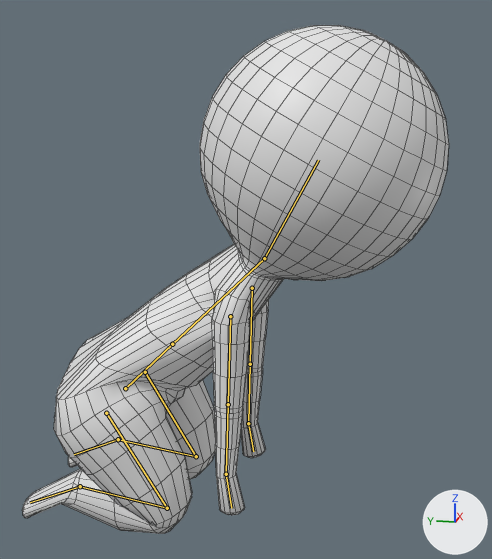
Before and after pictures for a commit that changed the Blender file Assets/models/my_char.blend.
One viewpoint serves both versions: a 50 mm lens placed at (-5.67, -3.23, 1.68), pointed at (0.04, -2.09, 0.25). The axes (+X, +Y, +Z) are drawn at lower right. The lights are the same throughout. Both versions are drawn at frame 165 of the action 'dying'; the numbers are the values there. The bones that bend it are drawn over the model as lines. Mesh edges are drawn as thin lines.
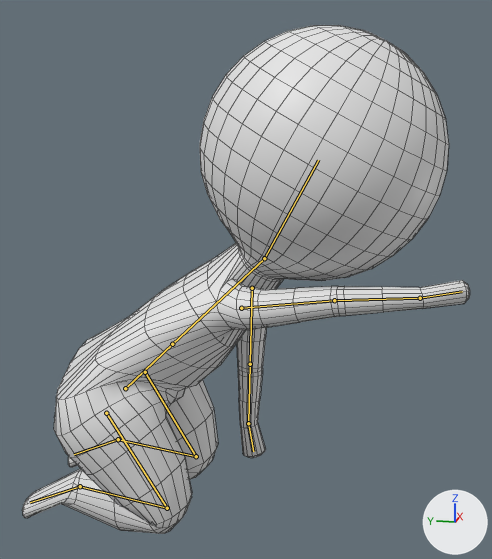
Commit message: Updates dying cutscene

Pixel boxes [x1, y1, x2, y2] of what changed, in the pictures (492 x 559 px):
'Cylinder', posed
    before: [22, 25, 449, 534]
    after: [22, 25, 470, 534]
bone 'Arm.Upper.R', root to tip
    before: (230, 316) to (228, 404)
    after: (241, 308) to (334, 300)
bone 'Arm.Lower.R', root to tip
    before: (228, 404) to (226, 474)
    after: (334, 300) to (420, 298)
bone 'Arm.Hand.R', root to tip
    before: (226, 474) to (231, 508)
    after: (420, 298) to (462, 291)

What the commit changed:
Bone 'Arm.Upper.R' (bone_arm_upper_r) moves from (-0.096, 0.002, 0.176) to (0.023, -0.001, 0.17).
Bone 'Arm.Upper.R' (bone_arm_upper_r) turns from (52, 6, 95) to (38, 43, -54) degrees about its own x, y and z.
Bone 'Arm.Lower.R' (bone_arm_lower_r) turns from (0, 0, 0) to (0, -4, 9) degrees about its own x, y and z.
Bone 'Arm.Hand.R' (bone_arm_hand_r) turns from (-1, 6, 11) to (9, 3, 5) degrees about its own x, y and z.
